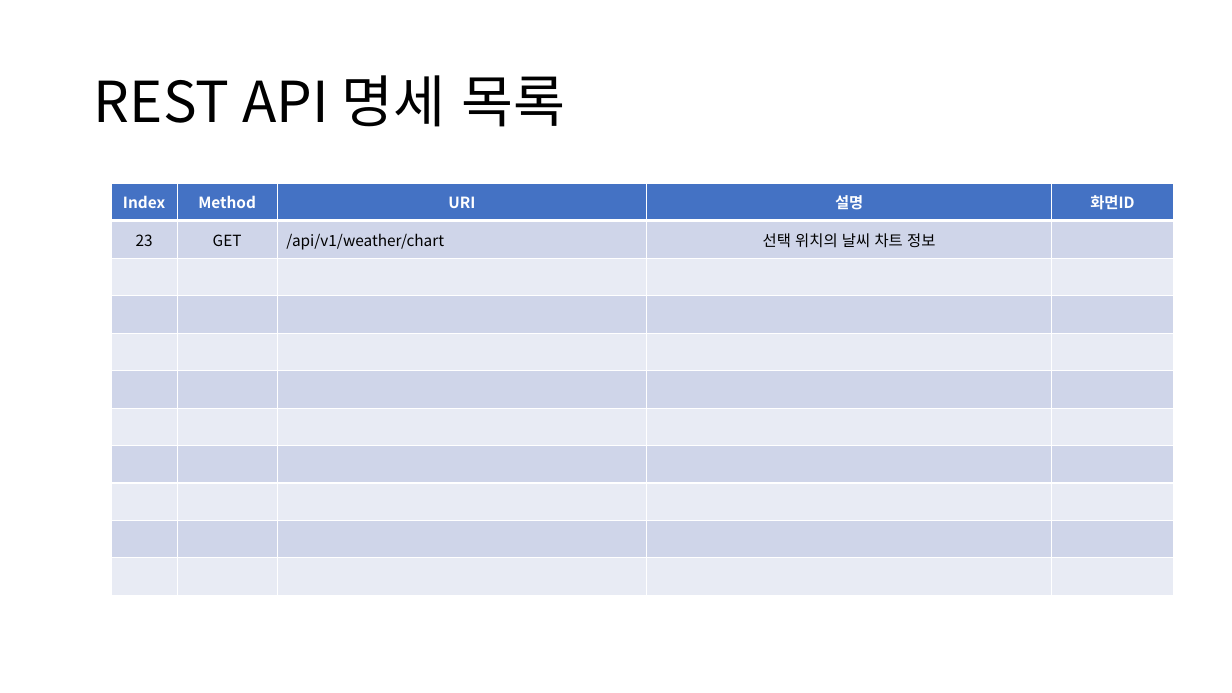
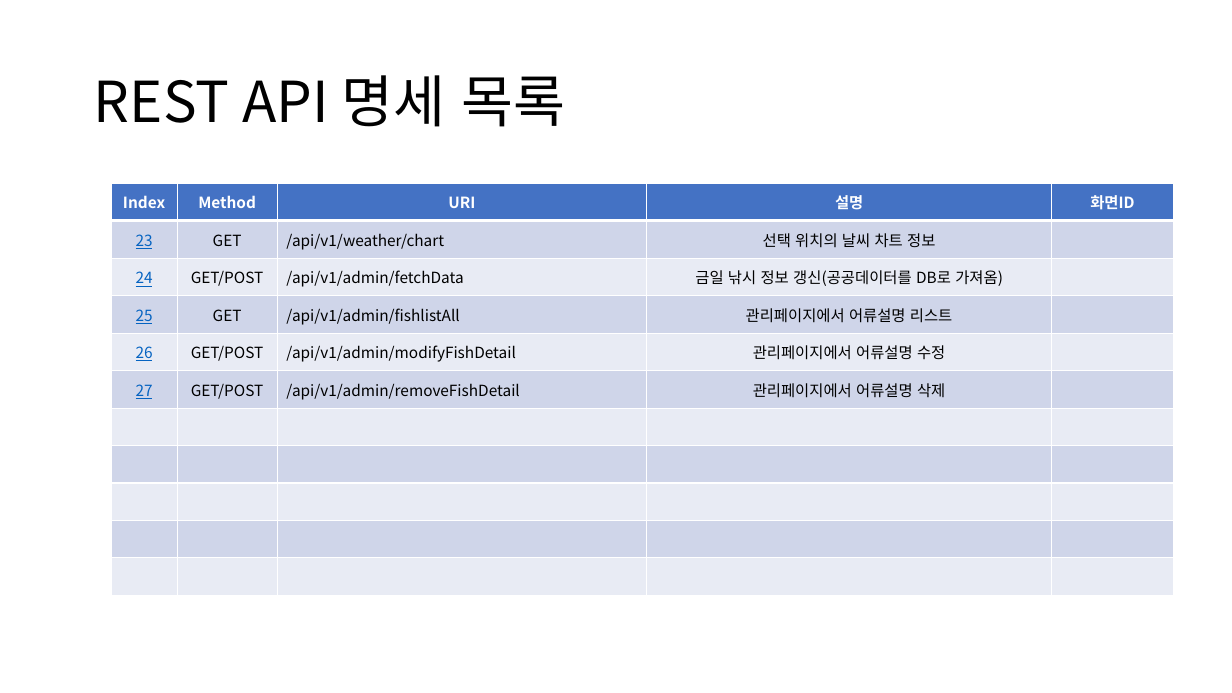
Before and after one commit to sujidaddy/workspace_miniproject, a slide deck: slide 23 of 미니프로젝트계획서제출용.pptx. Drawn at 1232x693 pixels with LibreOffice and Linux fonts; fonts in the diff are those of the drawing. Boxes give left, top, right and bottom in pixels: in the first picture for what was removed or moved away, otherwise in the second. Text is boxed around its words. In the diff, an @@ line names an element or a change of style, - is before the commit and + after.

```diff
--- a/미니프로젝트계획서제출용.pptx
+++ b/미니프로젝트계획서제출용.pptx
@@ table at (111, 183, 1174, 595) @@
+row 3: 24 | GET/POST | /api/v1/admin/fetchData | 금일 낚시 정보 갱신(공공데이터를 DB로 가져옴) | 
+row 4: 25 | GET | /api/v1/admin/fishlistAll | 관리페이지에서 어류설명 리스트 | 
+row 5: 26 | GET/POST | /api/v1/admin/modifyFishDetail | 관리페이지에서 어류설명 수정 | 
+row 6: 27 | GET/POST | /api/v1/admin/removeFishDetail | 관리페이지에서 어류설명 삭제 | 
-row 8:  |  |  |  | 
-row 9:  |  |  |  | 
-row 10:  |  |  |  | 
-row 11:  |  |  |  | 
@@ text colour #000000 to #0563C1, underline on in "23" @@
```
Also in this commit, not shown: 25 other slides changed, 5 slides added, 11 other files.
